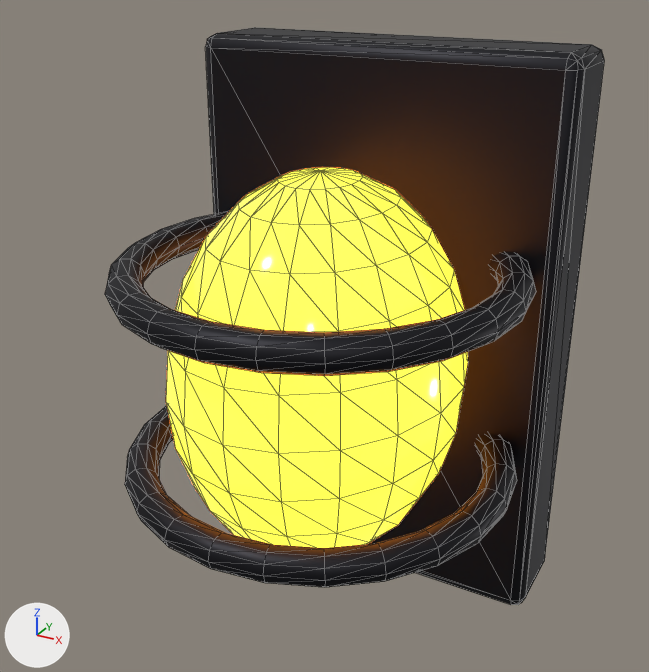
Renders of the glTF model assets/models/env/light_cage.glb from each side of a commit.
Camera for both pictures: a 50 mm camera at (0.235, -0.513, 0.233) aimed at (0.006, -0.097, 0.025). The lights are fixed; the arrows at lower left show +X, +Y and +Z. The first picture is the older version. Mesh edges are drawn as thin lines. Vertices at exactly the same position are counted once.

Script lines for the objects in view, before the commit:
```python
me_cube = bpy.data.meshes.new('Cube')
me_cube.from_pydata(...)  # 736 vertices, 1464 faces; spans x -0.12..0.12, y -0.21..0.03, z -0.18..0.18
# faces by material slot: [1068, 396]
me_cube.materials.append(mat_cageiron)  # black #242429
me_cube.materials.append(mat_warmbulb)  # orange #ff9e38, glowing orange #ff942e
ob_lightcage = bpy.data.objects.new('LightCage', me_cube)
ob_lightcage.location = (0.0, 0.0, 0.0)
```
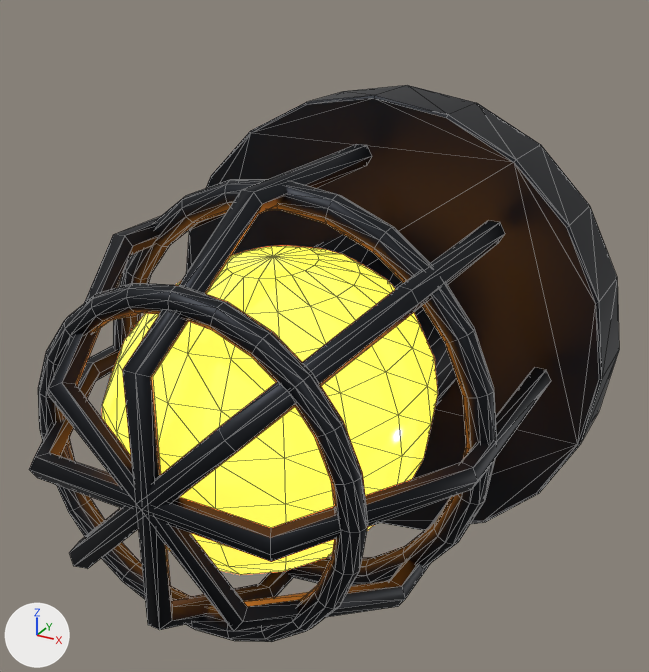
Location of each change, (x1, y1, x2, y2) in pixels of the pictures (649 x 672 px; the box of a moved part takes in the faces that stretch with it):
'LightCage', reshaped (18% wider): before (105, 28, 605, 605); after (29, 85, 619, 642)
part 1 of me_cube, added: after (113, 179, 497, 586)
part 2 of me_cube, moved or reshaped: before (125, 406, 517, 587); after (38, 283, 368, 642)
part 3 of me_cube, added: after (102, 246, 438, 575)
part 4 of me_cube, rebuilt: before (166, 167, 468, 548); after (48, 214, 447, 631)
part 5 of me_cube, rebuilt (8% wider, 23% shorter): before (205, 28, 605, 605); after (186, 85, 619, 530)
part 6 of me_cube, added: after (313, 235, 456, 406)
part 7 of me_cube, added: after (29, 345, 551, 562)
part 8 of me_cube, added: after (69, 220, 505, 569)
part 9 of me_cube, added: after (122, 144, 372, 630)
part 10 of me_cube, deleted (black): before (105, 211, 536, 376)

Patch to the scene script:
```diff
--- a/assets/models/env/light_cage.glb.py
+++ b/assets/models/env/light_cage.glb.py
@@ me_cube @@
 # used by ob_lightcage; location = (0.0, 0.0, 0.0)
-me_cube.from_pydata(...)  # 736 vertices, 1464 faces; spans x -0.12..0.12, y -0.21..0.03, z -0.18..0.18
+me_cube.from_pydata(...)  # 984 vertices, 1940 faces; spans x -0.15..0.15, y -0.256..0.025, z -0.15..0.15
+# me_cube part 1: a new loose piece, a torus around y (ring radius 0.115, tube radius 0.008) spanning x -0.123..0.123, y -0.138..-0.122, z -0.123..0.123, in mat_cageiron (black #24262b)
+# me_cube part 2: the loose piece of 240 vertices spanning x -0.12..0.12, y -0.21..0.03, z -0.07..-0.05 is turned 90 degrees about the x axis through its middle and scaled by 0.799, then moved by (0.0, -0.13, 0.06)
+# me_cube part 3: a new loose piece, a UV sphere (18 segments, 12 rings, poles along z) spanning x -0.084..0.084, y -0.246..-0.034, z -0.085..0.085, in mat_warmbulb (orange #ffa840, glowing orange #ff9933)
+# me_cube part 4: the loose piece of 200 vertices spanning x -0.084..0.084, y -0.192..0.012, z -0.119..0.119 is rebuilt with 36 vertices and now spans x -0.09..0.09, y -0.256..-0.04, z -0.09..0.09, in mat_cageiron (black #24262b)
+# me_cube part 5: the loose piece of 56 vertices spanning x -0.12..0.12, y -0.03..0.03, z -0.18..0.18 is rebuilt with 80 vertices and now spans x -0.15..0.15, y -0.025..0.025, z -0.15..0.15
+# me_cube part 6: a new loose piece of 80 vertices spanning x -0.065..0.065, y -0.09..-0.01, z -0.065..0.065, in mat_cageiron (black #24262b)
+# me_cube part 7: a new loose piece of 36 vertices spanning x -0.125..0.125, y -0.256..-0.04, z -0.006..0.006, in mat_cageiron (black #24262b)
+# me_cube part 8: a new loose piece of 36 vertices spanning x -0.09..0.09, y -0.256..-0.04, z -0.09..0.09, in mat_cageiron (black #24262b)
+# me_cube part 9: a new loose piece of 36 vertices spanning x -0.007..0.007, y -0.255..-0.04, z -0.124..0.124, in mat_cageiron (black #24262b)
+# me_cube part 10: the loose piece of 240 vertices spanning x -0.12..0.12, y -0.21..0.03, z 0.05..0.07 is deleted
 me_cube.materials.append(mat_cageiron)
```
